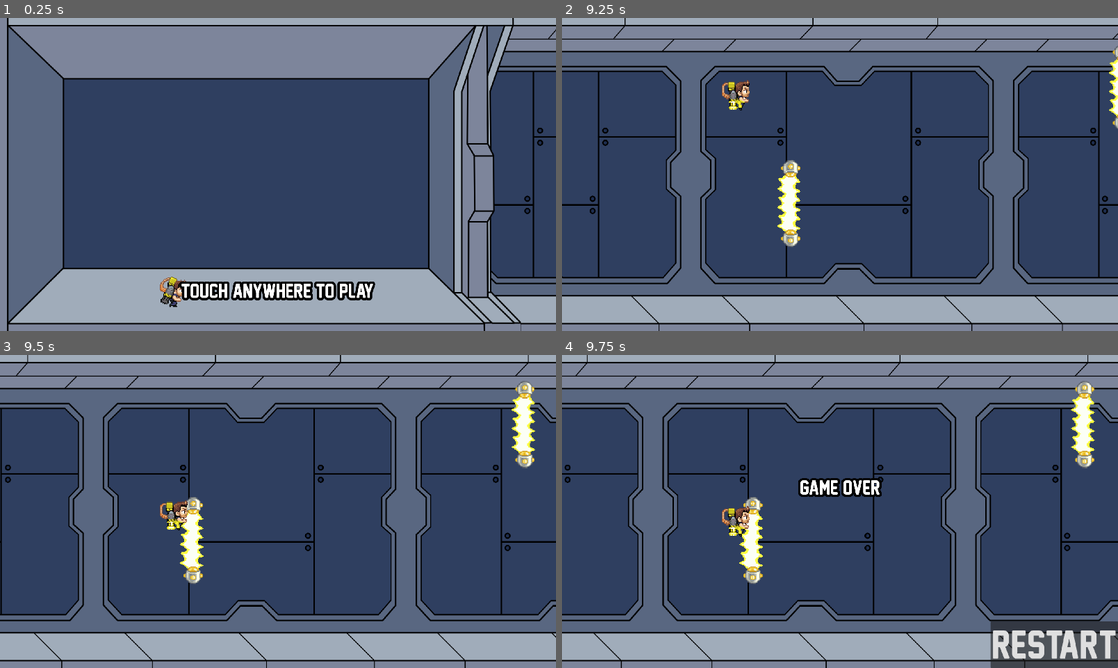
Above: before the commit, frames 1-4 (two rows, left to right).
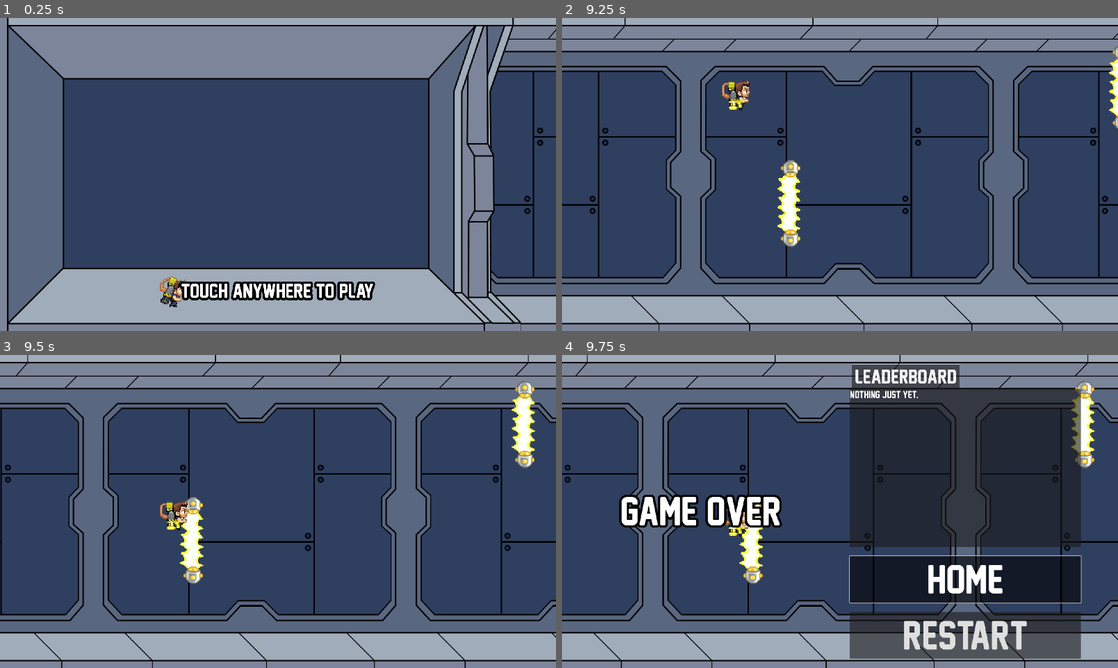
Above: after the commit, the same moments.

Repository: reyvanomario/data-dash
Game: Godot game, scene res://stages/main/main.tscn
Same seed, same stepped clock (60 frames per second), same inputs: the game is played once before the commit and once after it.
Inputs (mouse positions are in pixels of both pictures, inside the frame that each line leads up to):
- Up to frame 1 (0.25 s): no input
- Up to frame 2 (9.25 s): tap Enter at 0.5 s; move the mouse to (962, 158) at 0.52 s; press the mouse at (962, 158) at 0.53 s; move the mouse to (728, 190) at 1.27 s; release the mouse at (728, 190) at 1.28 s; click (728, 190) at 1.35 s; move the mouse to (895, 105) at 2.02 s; press the mouse at (895, 105) at 2.03 s; move the mouse to (812, 237) at 2.77 s; release the mouse at (812, 237) at 2.78 s; click (812, 237) at 2.85 s; move the mouse to (1006, 221) at 3.52 s; press the mouse at (1006, 221) at 3.53 s; move the mouse to (673, 127) at 4.27 s; release the mouse at (673, 127) at 4.28 s; click (673, 127) at 4.35 s; move the mouse to (867, 174) at 5.02 s; press the mouse at (867, 174) at 5.03 s; move the mouse to (756, 96) at 5.77 s; release the mouse at (756, 96) at 5.78 s; click (756, 96) at 5.85 s; move the mouse to (962, 158) at 6.52 s; press the mouse at (962, 158) at 6.53 s; move the mouse to (728, 190) at 7.27 s; release the mouse at (728, 190) at 7.28 s; click (728, 190) at 7.35 s; move the mouse to (895, 105) at 8.02 s; press the mouse at (895, 105) at 8.03 s; move the mouse to (812, 237) at 8.77 s; release the mouse at (812, 237) at 8.78 s; click (812, 237) at 8.85 s
- Up to frame 3 (9.5 s): no input
- Up to frame 4 (9.75 s): move the mouse to (1006, 558) at 9.52 s; press the mouse at (1006, 558) at 9.53 s

Frames 1-3 are identical in both runs. In frame 4, 37% of the frame differs, in the area x 10-100%, y 2-100%.

Commit message:
Add home button and a dummy leaderboard to game over screen, and make it somewhat pretty

Diff:
--- a/ui/game_over_screen/game_over_screen.gd
+++ b/ui/game_over_screen/game_over_screen.gd
@@ -1,7 +1,8 @@
 extends Control
 
 #region VARIABLES
-@onready var restart_button: Button = $VBoxContainer/restart_button
+@onready var restart_button: Button = $HBoxContainer/MarginContainer/VBoxContainer/restart_button
+@onready var home_button: Button = $HBoxContainer/MarginContainer/VBoxContainer/home_button
 #endregion
 
 #region FUNCTIONS
@@ -13,5 +14,6 @@
 			GameManager.Game.OVER:
 				visible = true
 	)
-	restart_button.pressed.connect(func(): GameManager.game = GameManager.Game.NEW)
+	home_button.pressed.connect(func(): GameManager.game = GameManager.Game.NEW)
+	restart_button.pressed.connect(func(): GameManager.game = GameManager.Game.NEW; GameManager.game = GameManager.Game.PLAYING)
 #endregion
--- a/ui/game_over_screen/game_over_screen.tscn
+++ b/ui/game_over_screen/game_over_screen.tscn
@@ -13,7 +13,7 @@
 theme = ExtResource("1_t2egg")
 script = ExtResource("2_rovtf")
 
-[node name="VBoxContainer" type="VBoxContainer" parent="."]
+[node name="HBoxContainer" type="HBoxContainer" parent="."]
 layout_mode = 1
 anchors_preset = 15
 anchor_right = 1.0
@@ -21,19 +21,65 @@
 grow_horizontal = 2
 grow_vertical = 2
 
-[node name="Label" type="Label" parent="VBoxContainer"]
+[node name="Label" type="Label" parent="HBoxContainer"]
 layout_mode = 2
-size_flags_vertical = 6
+size_flags_horizontal = 3
 theme_override_constants/outline_size = 32
-theme_override_font_sizes/font_size = 64
+theme_override_font_sizes/font_size = 128
 text = "Game over"
 horizontal_alignment = 1
 vertical_alignment = 1
 uppercase = true
 
-[node name="restart_button" type="Button" parent="VBoxContainer"]
+[node name="MarginContainer" type="MarginContainer" parent="HBoxContainer"]
 layout_mode = 2
-size_flags_horizontal = 8
+size_flags_horizontal = 3
+theme_override_constants/margin_left = 32
+theme_override_constants/margin_top = 32
+theme_override_constants/margin_right = 128
+theme_override_constants/margin_bottom = 32
+
+[node name="VBoxContainer" type="VBoxContainer" parent="HBoxContainer/MarginContainer"]
+layout_mode = 2
+size_flags_horizontal = 3
+theme_override_constants/separation = 32
+
+[node name="TabContainer" type="TabContainer" parent="HBoxContainer/MarginContainer/VBoxContainer"]
+layout_mode = 2
+size_flags_vertical = 3
+theme_override_font_sizes/font_size = 64
+current_tab = 0
+
+[node name="Leaderboard" type="Control" parent="HBoxContainer/MarginContainer/VBoxContainer/TabContainer"]
+layout_mode = 2
+metadata/_tab_index = 0
+
+[node name="ScrollContainer" type="ScrollContainer" parent="HBoxContainer/MarginContainer/VBoxContainer/TabContainer/Leaderboard"]
+layout_mode = 1
+anchors_preset = 15
+anchor_right = 1.0
+anchor_bottom = 1.0
+grow_horizontal = 2
+grow_vertical = 2
+
+[node name="VBoxContainer" type="VBoxContainer" parent="HBoxContainer/MarginContainer/VBoxContainer/TabContainer/Leaderboard/ScrollContainer"]
+layout_mode = 2
+size_flags_horizontal = 3
+size_flags_vertical = 3
+
+[node name="Label" type="Label" parent="HBoxContainer/MarginContainer/VBoxContainer/TabContainer/Leaderboard/ScrollContainer/VBoxContainer"]
+layout_mode = 2
+theme_override_font_sizes/font_size = 32
+text = "NOTHING JUST YET."
+
+[node name="home_button" type="Button" parent="HBoxContainer/MarginContainer/VBoxContainer"]
+layout_mode = 2
+size_flags_vertical = 8
+theme_override_font_sizes/font_size = 128
+text = "HOME"
+
+[node name="restart_button" type="Button" parent="HBoxContainer/MarginContainer/VBoxContainer"]
+layout_mode = 2
 size_flags_vertical = 8
 theme_override_font_sizes/font_size = 128
 text = "RESTART"
